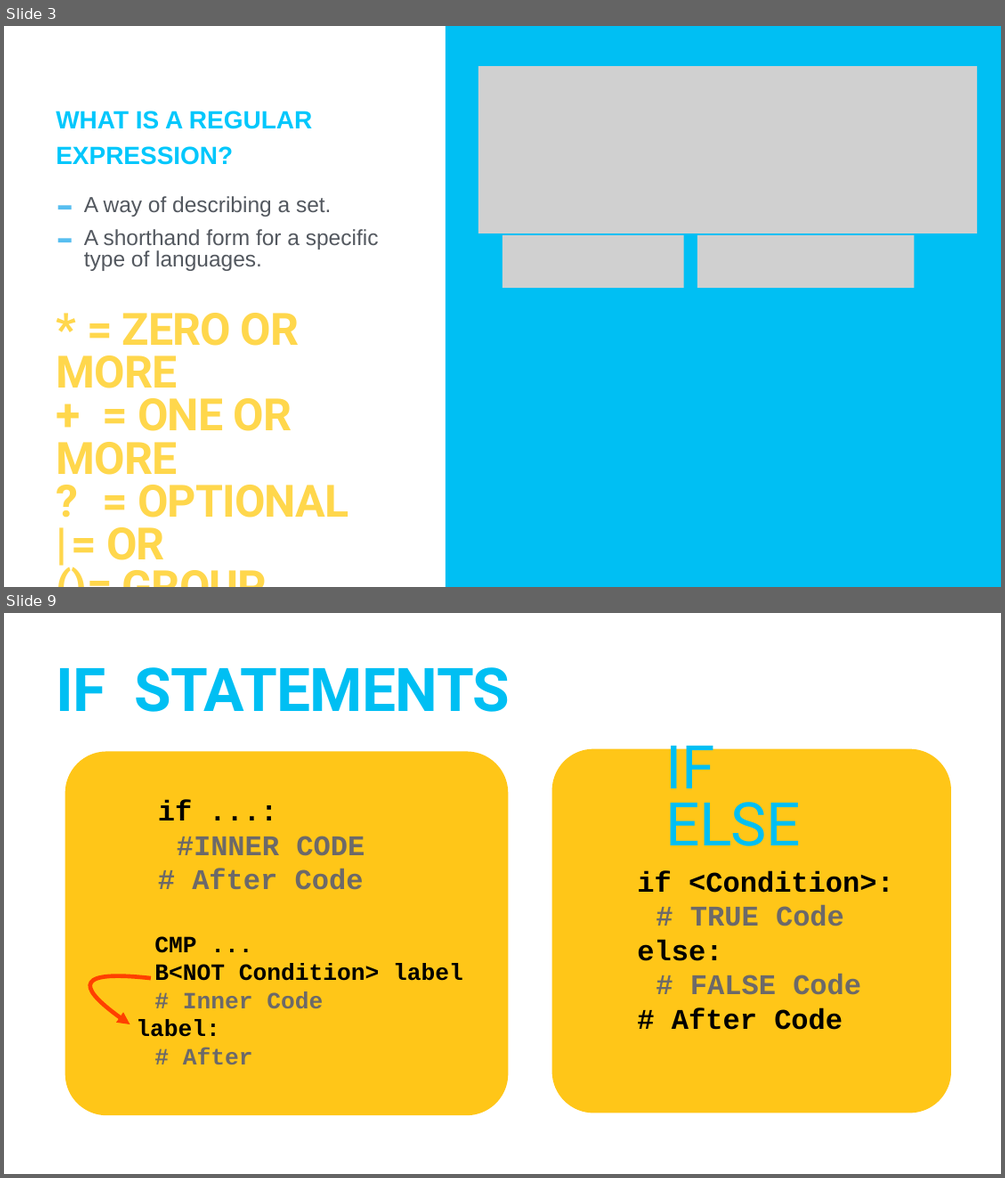
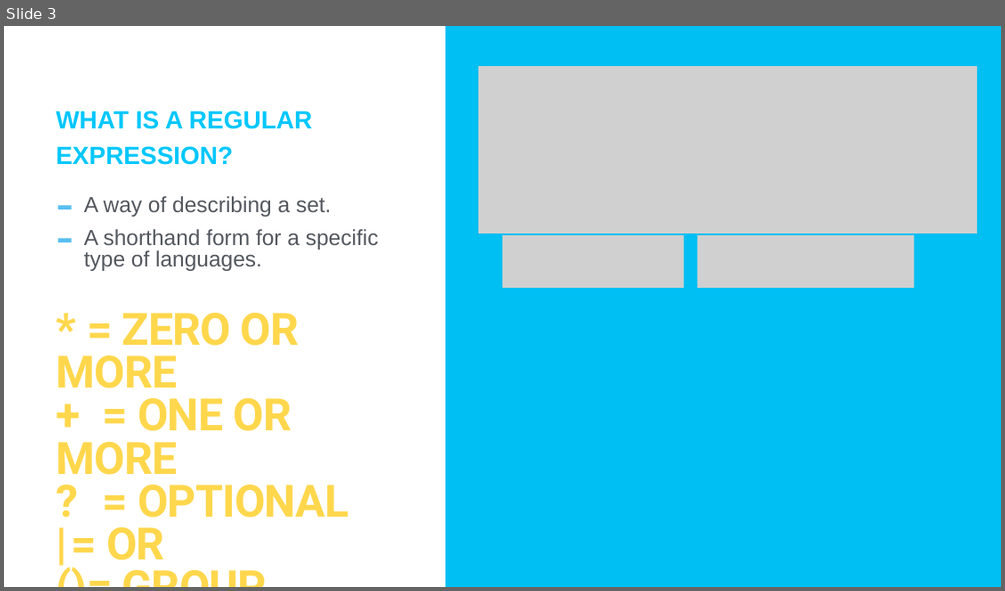
Before and after one commit to TommyWoodley/teaching, a slide deck: ALevel/RegularAndContextFreeLanguages/RegularExpressionsAndContextFreeLanguages.pptx. Shown one above the other, each under a label of ours: slides 3 and 9 before the commit, slide 3 after it; the slides between them are not shown. The pictures are 1005x1178 and 1005x591 pixels, drawn with LibreOffice and Linux fonts; fonts in the diff are those of the drawing; grey boxes stand for pictures. Boxes give left, top, right and bottom in pixels: in the first picture for what was removed or moved away, otherwise in the second. Text is boxed around its words. In the diff, an @@ line names an element or a change of style, - is before the commit and + after.

```diff
--- a/ALevel/RegularAndContextFreeLanguages/RegularExpressionsAndContextFreeLanguages.pptx
+++ b/ALevel/RegularAndContextFreeLanguages/RegularExpressionsAndContextFreeLanguages.pptx
@@ slide 9 removed at bbox=[4, 613, 1001, 1174], background #FFFFFF @@
@@ title removed at bbox=[56, 667, 510, 712] @@
-IF STATEMENTS
@@ text removed at bbox=[665, 732, 800, 846] @@
-IF ELSE
@@ rounded rectangle removed at bbox=[65, 751, 509, 1115] @@
@@ rounded rectangle removed at bbox=[552, 749, 951, 1112] @@
@@ text removed at bbox=[158, 800, 364, 890] @@
-if ...:
-  #INNER CODE
-# After Code
@@ text removed at bbox=[637, 871, 894, 1030] @@
-if <Condition>:
-  # TRUE Code
-else:
-  # FALSE Code
-# After Code
@@ text removed at bbox=[136, 936, 463, 1064] @@
-  CMP ...
-  B<NOT Condition> label
-  # Inner Code
-label:
-  # After
@@ freeform shape removed at bbox=[91, 976, 151, 1024] @@
```
Also in this commit, not shown: 1 slide changed, 3 slides added, 8 other slides removed, 1 other file.
